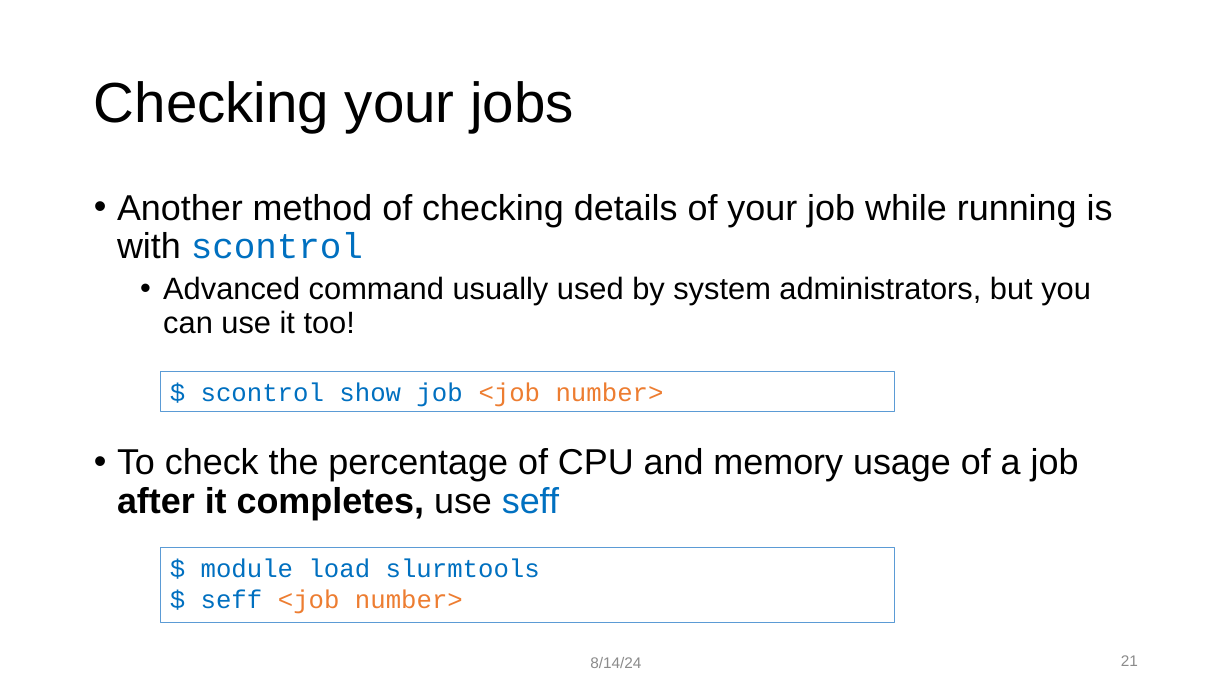
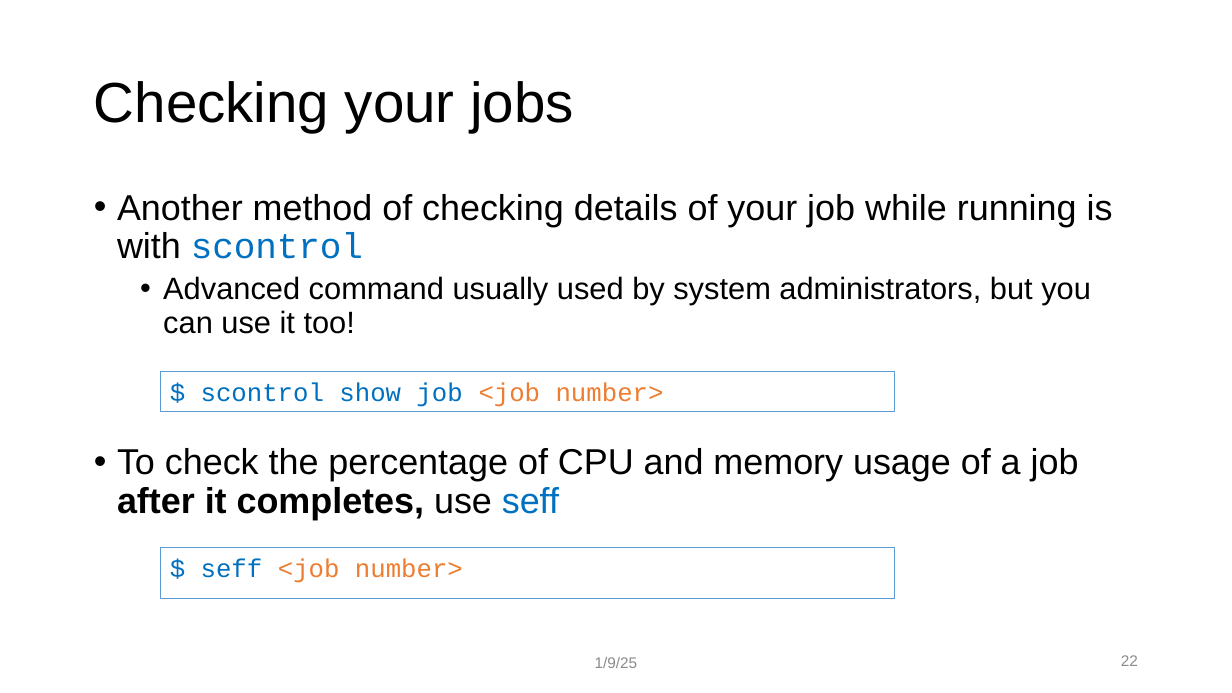
Before and after one commit to mohalkh5/hpc_fundamentals_micro_credential, a slide deck: slide 22 of scheduling_jobs/scheduling_jobs.pptx (slide 21 before the commit). Drawn at 1232x693 pixels with LibreOffice and Linux fonts; fonts in the diff are those of the drawing; background and template pictures are left out. Boxes give left, top, right and bottom in pixels: in the first picture for what was removed or moved away, otherwise in the second. Text is boxed around its words. In the diff, an @@ line names an element or a change of style, - is before the commit and + after.

```diff
--- a/scheduling_jobs/scheduling_jobs.pptx
+++ b/scheduling_jobs/scheduling_jobs.pptx
@@ rectangle "$ seff <job number>": place and size @@
-rectangle "$ seff <job number>" at [161, 547, 895, 622]
+rectangle "$ seff <job number>" at [161, 547, 895, 599]
@@ text in rectangle at [201, 558, 540, 578]: paragraph removed @@
-$ module load slurmtools
@@ text at [595, 657, 638, 668]: text changed @@
-8/14/24
+1/9/25
@@ page number at [1121, 655, 1138, 666]: text changed @@
-21
+22
```
Also in this commit, not shown: 25 other slides changed, 2 slides added, 1 other file.
